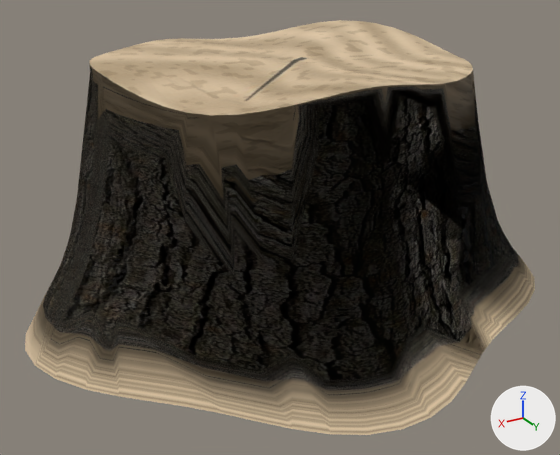
Before and after pictures for a commit that changed the glTF model public/assets/stump-b/stump_lod.gltf.
Both versions are drawn from a 50 mm lens placed at (0.716, 1.167, 0.265), pointed at (0.044, 0.046, -0.295). Every picture has the same lights, and +X, +Y and +Z are marked at lower right. The picture after the commit comes second.

Script lines for the objects in view, before the commit:
```python
me_stump = bpy.data.meshes.new('stump')
me_stump.from_pydata(...)  # 367 vertices, 685 faces; spans x -0.468..0.509, y -0.456..0.486, z -0.431..0.022
me_stump.materials.append(mat_stump)
ob_stump = bpy.data.objects.new('stump', me_stump)
ob_stump.location = (0.0, 0.0, 0.0)
```
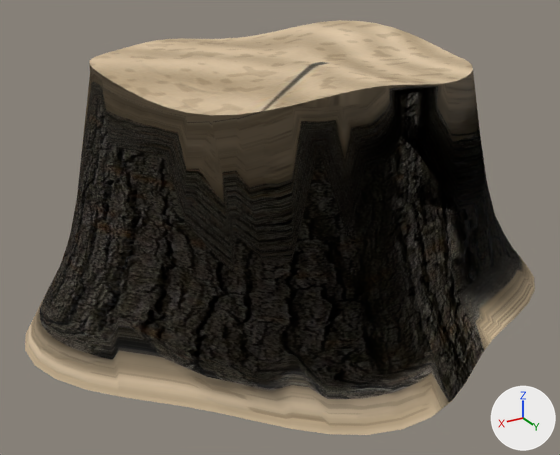
What the commit changed:
me_stump is used by ob_stump; location (0.0, 0.0, 0.0).
me_stump had 367 vertices, 685 faces and spanned x -0.468..0.509, y -0.456..0.486, z -0.431..0.022.
me_stump now has 387 vertices, 724 faces and spans x -0.468..0.509, y -0.456..0.486, z -0.431..0.022.
Part 1, on me_stump:
9 vertices are removed from x -0.32..0.361, y -0.378..0.326, z -0.276..0.0.
159 faces are deleted.
7 vertices in x -0.302..0.332, y -0.208..0.316, z 0.0 move by (0.0, 0.0, -0.002).
1 vertex moves from x 0.385, y 0.0, z -0.215 to x 0.377, y 0.0, z -0.184.
29 vertices are added at x -0.414..0.437, y -0.401..0.471, z -0.43..0.0.
198 new faces join them.
me_stump part 2: 520 kept faces spanning x -0.468..0.509, y -0.456..0.486, z -0.431..0.022 get new texture (UV) coordinates.

Boxes (x1, y1, x2, y2) around the edits, measured in the pictures (560 x 455 px; the box of a moved part takes in the faces that stretch with it):
part 1 of me_stump, moved or reshaped
    both: (56, 65, 500, 417)
part 2 of me_stump, surface changed
    both: (25, 20, 535, 435)
